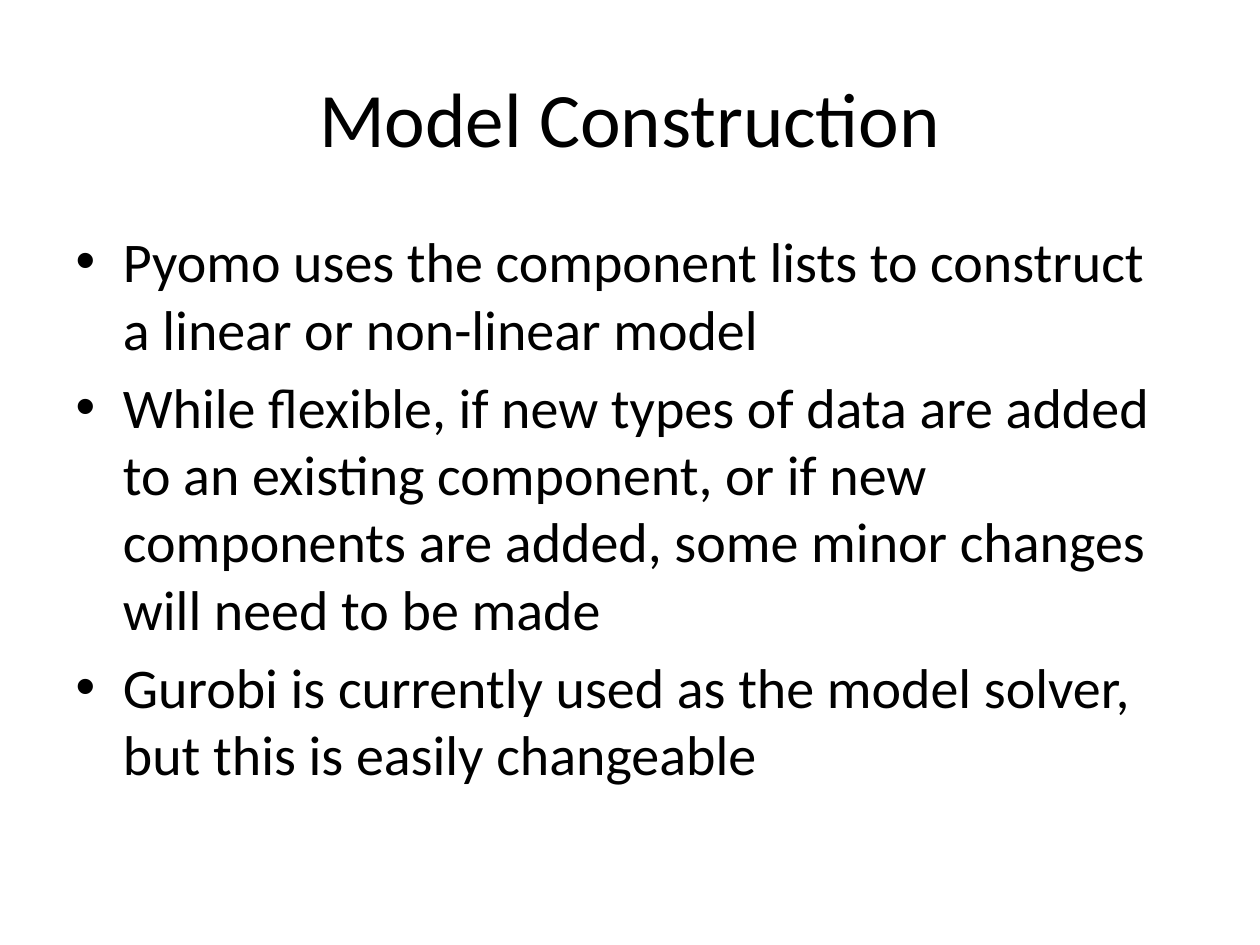
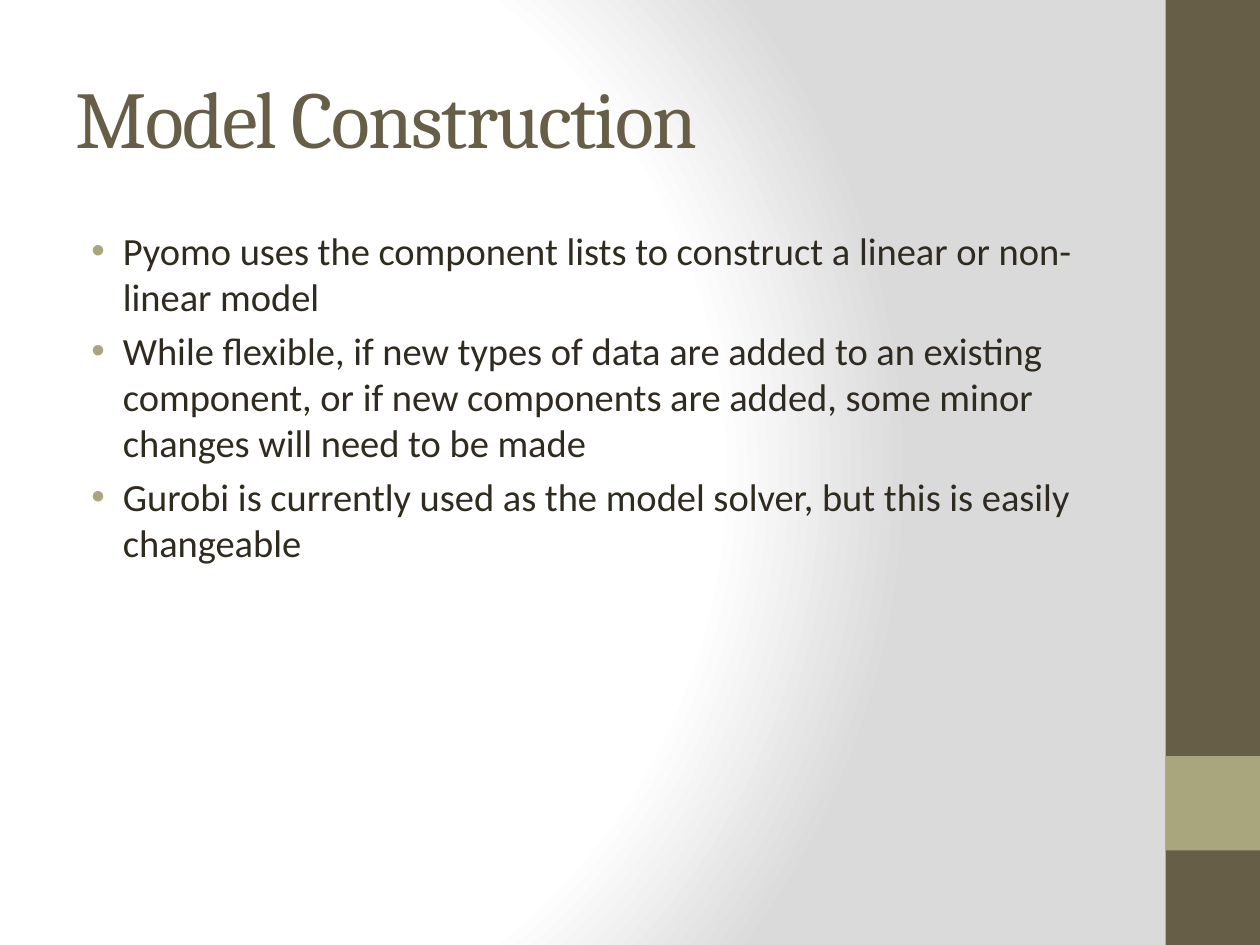
Before and after one commit to jtrobinson57/fscmodel-monte-carlo, a slide deck: slide 5 of fscmodel presentation 130618.pptx. Drawn at 1260x945 pixels with LibreOffice and Linux fonts; fonts in the diff are those of the drawing. Boxes give left, top, right and bottom in pixels: in the first picture for what was removed or moved away, otherwise in the second. Text is boxed around its words. In the diff, an @@ line names an element or a change of style, - is before the commit and + after.

```diff
--- a/fscmodel presentation 130618.pptx
+++ b/fscmodel presentation 130618.pptx
@@ background #FFFFFF to gradient #FFFFFF to #DADADA @@
@@ rectangle added at bbox=[1166, 0, 1260, 945], fill #675E47 @@
@@ title "Model Construction" at bbox=[76, 92, 697, 149]: size 44 to 46 pt, font Calibri to Cambria, text colour #000000 to #675E47, letter spacing 0 to -1 pt; alignment centre to left @@
@@ text "Pyomo uses the component lists ..." at bbox=[123, 238, 1071, 564]: size 32 to 22 pt, text colour #000000 to #2F2B20; indent changed; less space between paragraphs @@
@@ rectangle added at bbox=[1166, 756, 1260, 850], fill #A9A57C @@
```
Also in this commit, not shown: 5 other slides changed, 1 other file.
